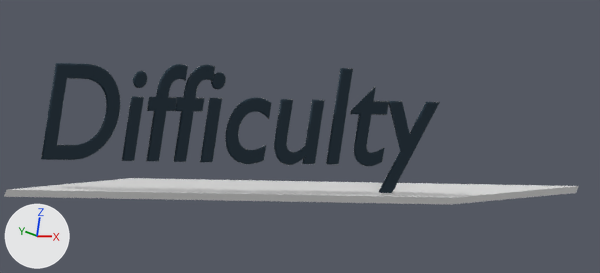
What one commit did to the Blender file gfx/menus.blend.
One viewpoint serves both versions: the file's camera 'Camera'. The axes (+X, +Y, +Z) are drawn at lower left. The lights are the same throughout. Text is drawn in Blender's own font.

Names of what the first picture shows: 'Cube', 'Text'.
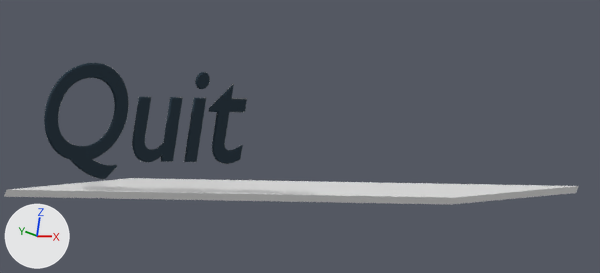
The edits, one by one:
In text 'Text' (txt_text), body goes from 'Difficulty' to 'Quit'.

Where the change shows, as pixel boxes [x1, y1, x2, y2] in the pictures (600 x 273 px):
'Text', text changed: before [41, 63, 440, 193]; after [44, 63, 247, 180]
